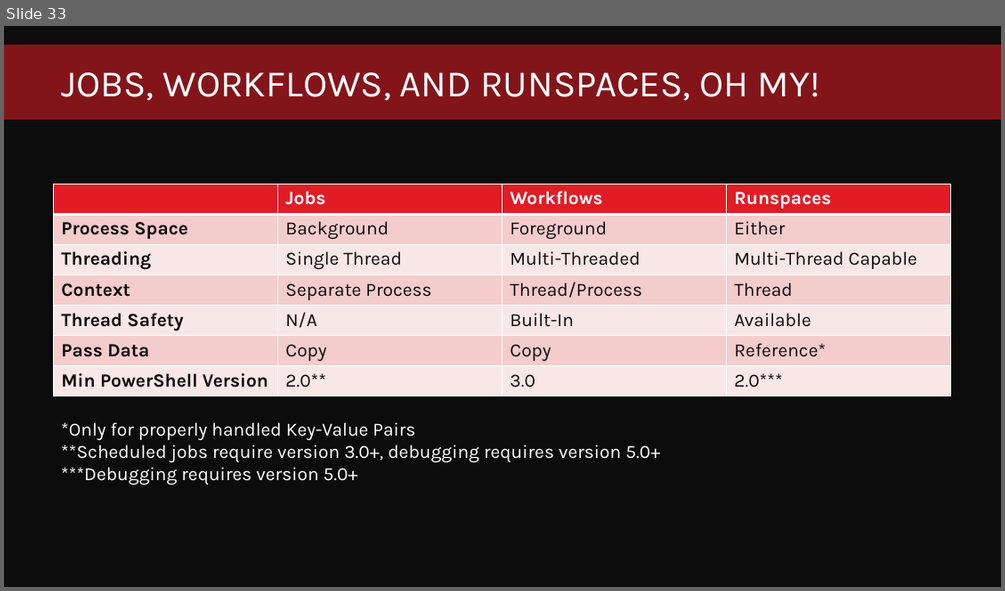
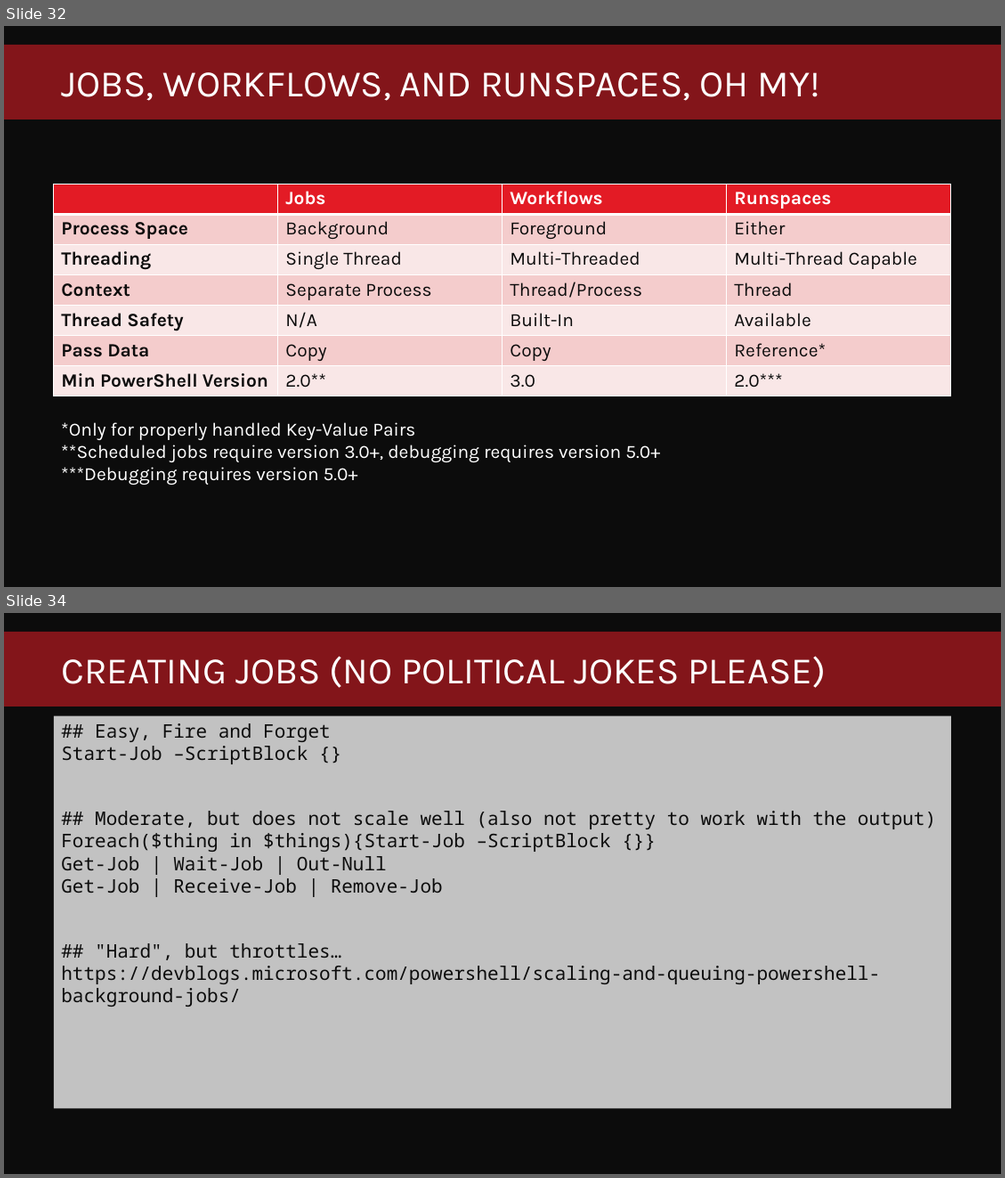
Before and after one commit to DumpsterDave/MMS-MOA-2020, a slide deck: Performance PowerShell/Performance PowerShell.pptx. Shown one above the other, each under a label of ours: slide 33 before the commit, slides 32 and 34 after it; the slides between them are not shown. The pictures are 1005x591 and 1005x1178 pixels, drawn with LibreOffice and Linux fonts; fonts in the diff are those of the drawing; background and template pictures are left out. Boxes give left, top, right and bottom in pixels: in the first picture for what was removed or moved away, otherwise in the second. Text is boxed around its words. In the diff, an @@ line names an element or a change of style, - is before the commit and + after.

```diff
--- a/Performance PowerShell/Performance PowerShell.pptx
+++ b/Performance PowerShell/Performance PowerShell.pptx
@@ slide 34 added at [4,613,1001,1174], background #0C0C0C; not listed: 1 template element that a slide beside it also shows @@
@@ title added at [61,656,825,688], 36 pt, text #FFFFFF @@
+CREATING JOBS (NO POLITICAL JOKES PLEASE)
@@ text added at [54,716,952,1109], fill #FFFFFF at 75% opacity, 18 pt, text #0C0C0C @@
+## Easy, Fire and Forget
+Start-Job –ScriptBlock {}
+## Moderate, but does not scale well (also not pretty to work with the output)
+Foreach($thing in $things){Start-Job –ScriptBlock {}}
+Get-Job | Wait-Job | Out-Null
+Get-Job | Receive-Job | Remove-Job
+## "Hard", but throttles…
+https://devblogs.microsoft.com/powershell/scaling-and-queuing-powershell-background-jobs/
@@ what was slide 33 is now slide 32 @@
```
Also in this commit, not shown: 1 slide changed, 8 other slides added, 1 slide removed.
